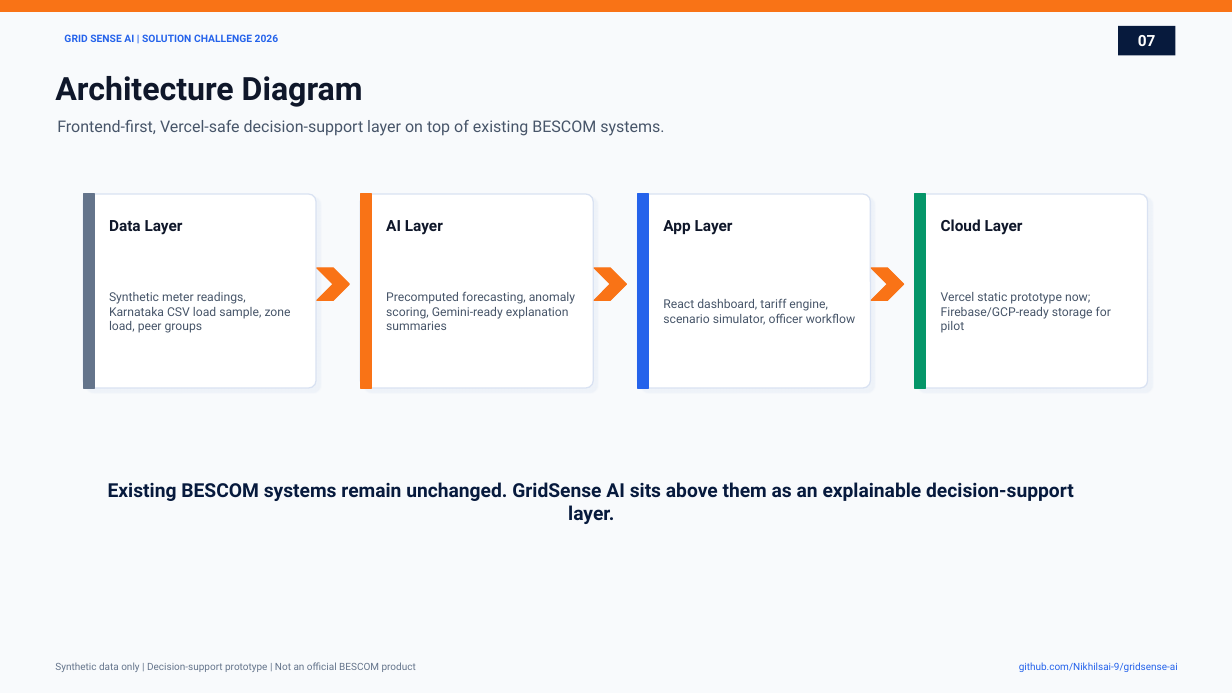
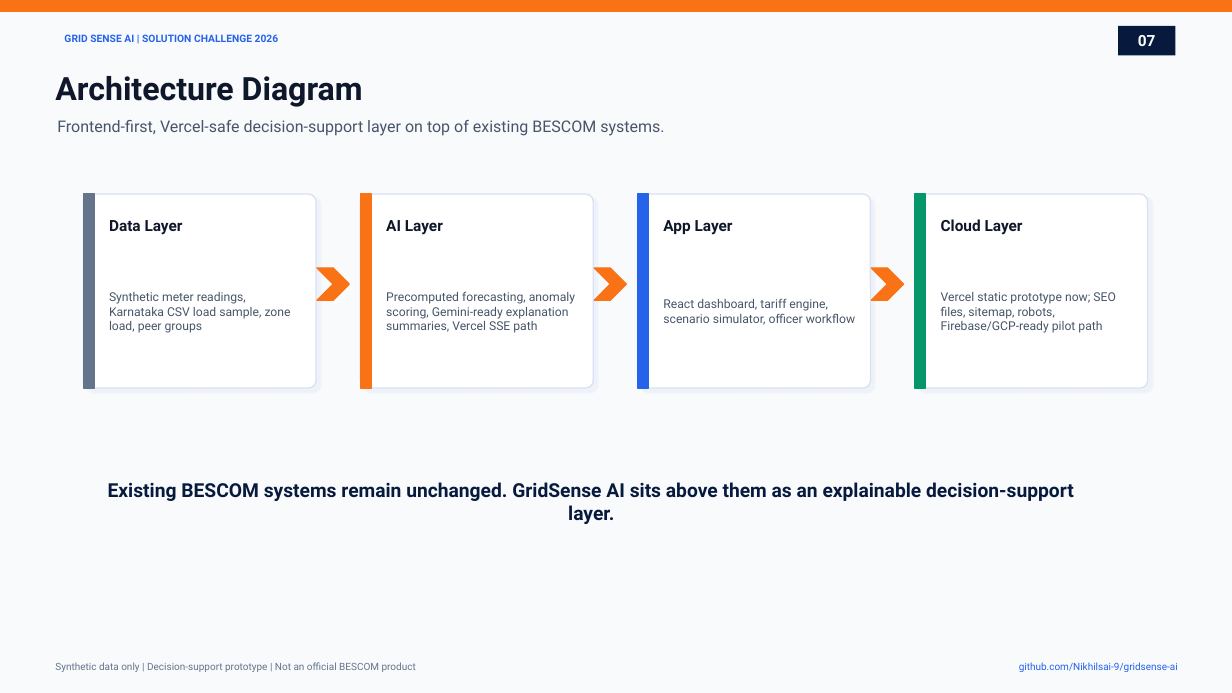
Before and after one commit to Nikhilsai-9/gridsense-ai, a slide deck: slide 7 of submission-deck/GridSense_AI_Prototype_Submission.pptx. Drawn at 1232x693 pixels with LibreOffice and Linux fonts; fonts in the diff are those of the drawing. Boxes give left, top, right and bottom in pixels: in the first picture for what was removed or moved away, otherwise in the second. Text is boxed around its words. In the diff, an @@ line names an element or a change of style, - is before the commit and + after.

Commit message:
Add SEO, sample data controls, and Vercel streaming path

```diff
--- a/submission-deck/GridSense_AI_Prototype_Submission.pptx
+++ b/submission-deck/GridSense_AI_Prototype_Submission.pptx
@@ text at (386,291,575,333): text changed @@
-Precomputed forecasting, anomaly scoring, Gemini-ready explanation summaries
+Precomputed forecasting, anomaly scoring, Gemini-ready explanation summaries, Vercel SSE path
@@ text at (941,292,1115,333): text changed @@
-Vercel static prototype now; Firebase/GCP-ready storage for pilot
+Vercel static prototype now; SEO files, sitemap, robots, Firebase/GCP-ready pilot path
```
Also in this commit, not shown: 2 other slides changed, 19 other files.
